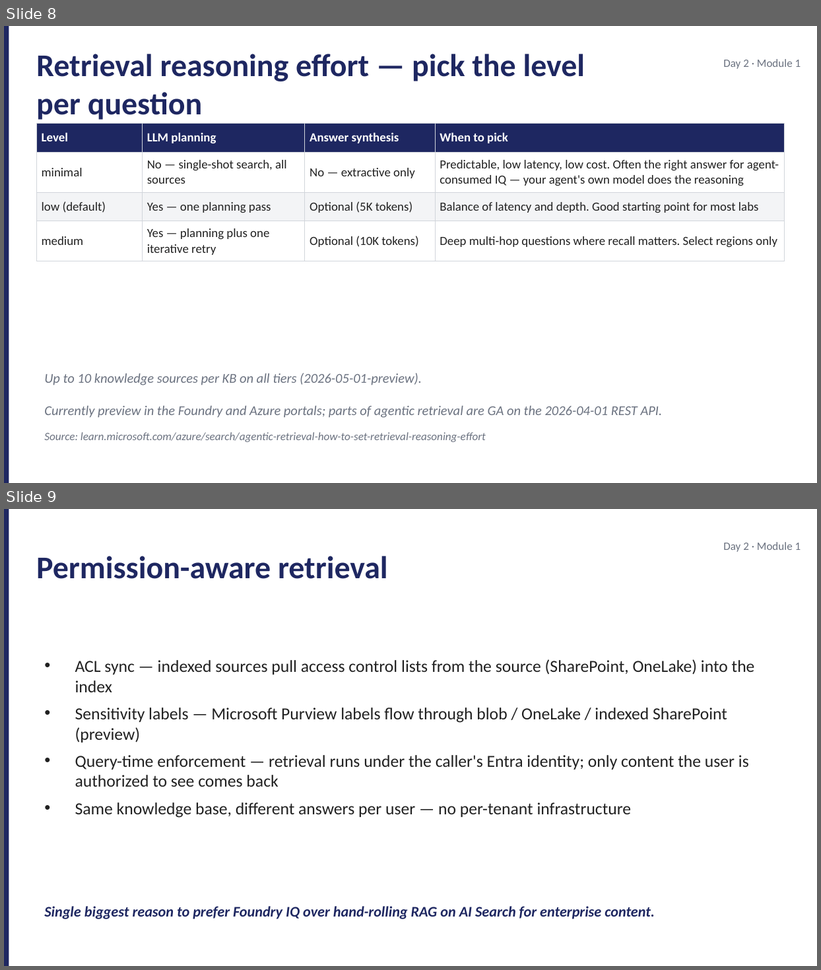
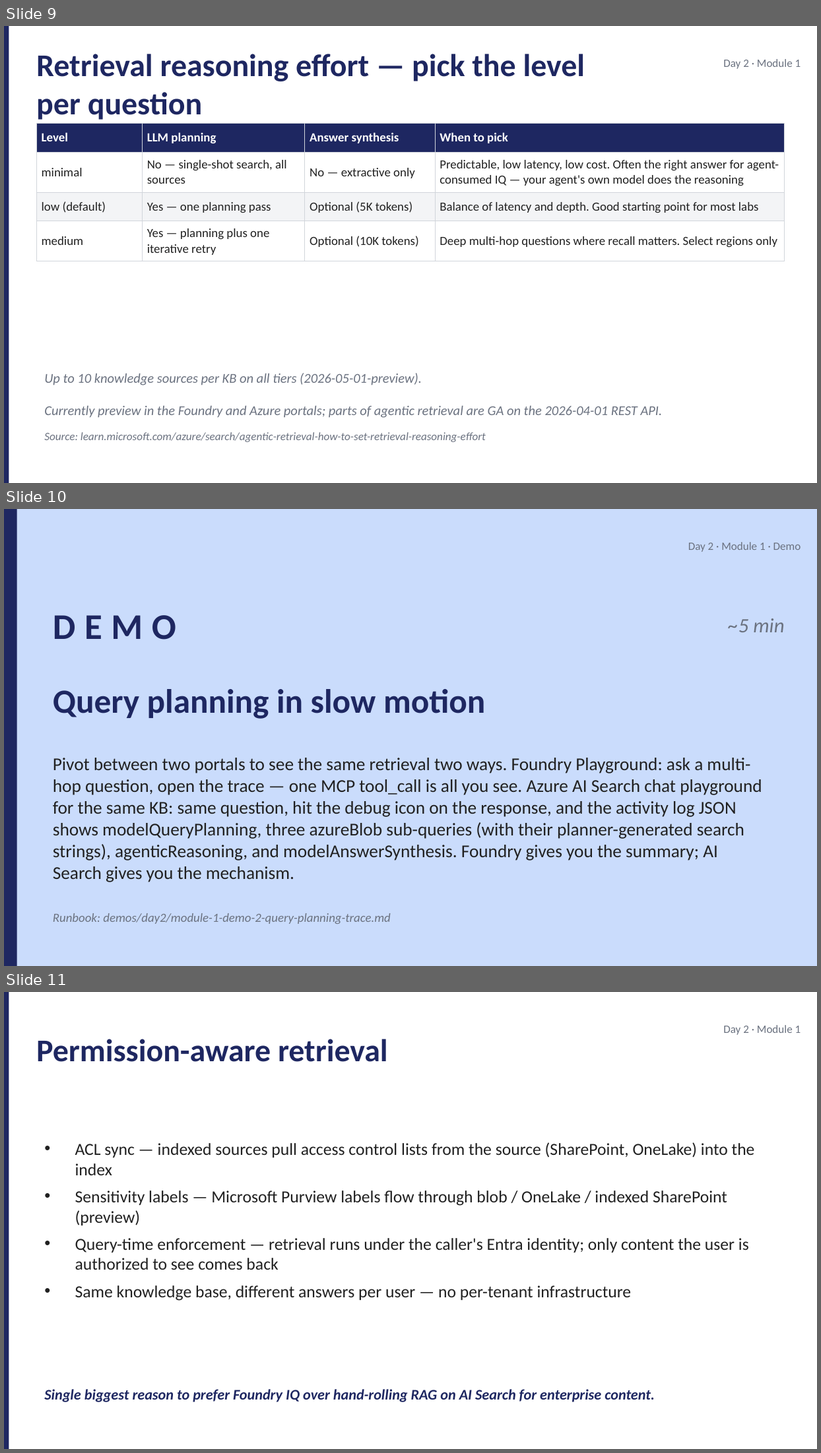
Before and after one commit to JimPiquant/Building-AI-Apps-and-Agents, a slide deck: decks/day2/module-1-foundry-iq.pptx. Shown one above the other, each under a label of ours: slides 8 and 9 before the commit, slides 9, 10 and 11 after it. The pictures are 821x970 and 821x1453 pixels, drawn with LibreOffice and Linux fonts; fonts in the diff are those of the drawing. Boxes give left, top, right and bottom in pixels: in the first picture for what was removed or moved away, otherwise in the second. Text is boxed around its words. In the diff, an @@ line names an element or a change of style, - is before the commit and + after.

```diff
--- a/decks/day2/module-1-foundry-iq.pptx
+++ b/decks/day2/module-1-foundry-iq.pptx
@@ slide 10 added at (4,509,817,966), background #CADCFC @@
@@ rectangle added at (4,509,17,966), fill #1E2761 @@
@@ text added at (688,542,801,552), 10 pt, text #6B7280 @@
+Day 2 · Module 1 · Demo
@@ text added at (53,615,176,640), 32 pt, text #1E2761, bold @@
+DEMO
@@ text added at (728,619,784,632), 18 pt, text #6B7280, italic @@
+~5 min
@@ text added at (53,689,485,719), 30 pt, text #1E2761, bold @@
+Query planning in slow motion
@@ text added at (53,758,762,883), 16 pt, text #212121 @@
+Pivot between two portals to see the same retrieval two ways. Foundry Playground: ask a multi-hop question, open the trace — one MCP tool_call is all you see. Azure AI Search chat playground for the same KB: same question, hit the debug icon on the response, and the activity log JSON shows modelQueryPlanning, three azureBlob sub-queries (with their planner-generated search strings), agenticReasoning, and modelAnswerSynthesis. Foundry gives you the summary; AI Search gives you the mechanism.
@@ text added at (53,914,391,924), 11 pt, text #6B7280, italic @@
+Runbook: demos/day2/module-1-demo-2-query-planning-trace.md
@@ what was slide 8 is now slide 9 @@
@@ what was slide 9 is now slide 11 @@
```
Also in this commit, not shown: 1 other slide added, 7 other files.
